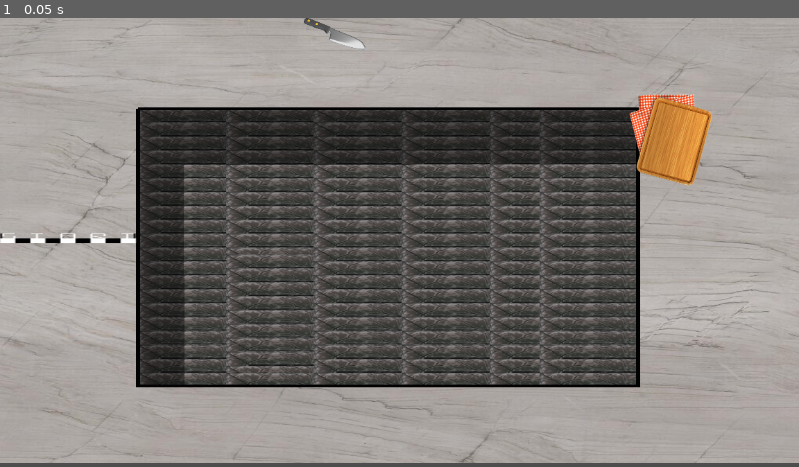
Above: before the commit, frame 1.
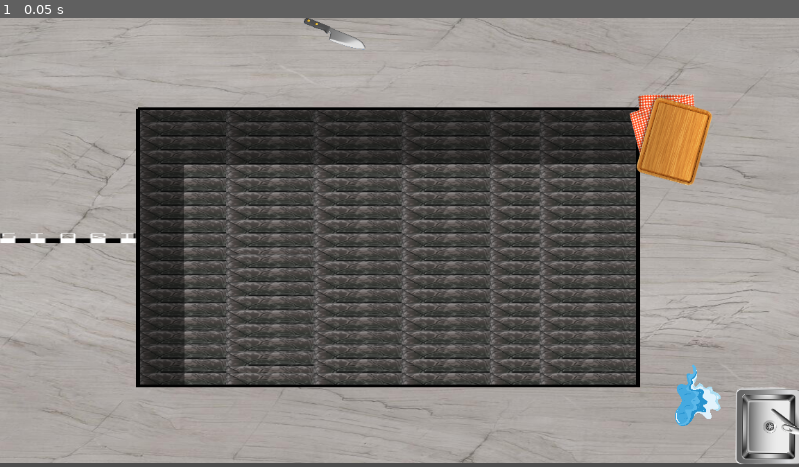
Above: after the commit, the same moment.

Repository: prathamshah2207/LudumDare56-Tiny_Racing
Game: Godot game, scene res://Scenes/kitchen_counter_track.tscn
The game is run twice, just before and just after one commit, with the same random seed, the same clock (stepped at 60 frames per second) and the same inputs.
Inputs:
- Up to frame 1 (0.05 s): no input

The runs differ from the first frame. In frame 1, 1.5% of the frame differs, in the area x 84-100%, y 77-100%.

Commit message:
add the sink and water spilled obstacles

Diff:
--- a/Scenes/kitchen_counter_track.tscn
+++ b/Scenes/kitchen_counter_track.tscn
@@ -6,6 +6,8 @@
 [ext_resource type="Texture2D" uid="uid://b0km4lkntamun" path="res://Sprites/knife.png" id="3_a2201"]
 [ext_resource type="Texture2D" uid="uid://cilcnrh03wvo1" path="res://Sprites/choppingBoard2.png" id="4_ncfba"]
 [ext_resource type="Texture2D" uid="uid://4mw6hu2p16wh" path="res://resources/startline/start piskel.png" id="4_oedf3"]
+[ext_resource type="Texture2D" uid="uid://cuqc7074qvj6h" path="res://Sprites/water_spilled.svg" id="5_35an8"]
+[ext_resource type="Texture2D" uid="uid://bci7dynealimw" path="res://Sprites/sink1.png" id="6_qgwdi"]
 
 [sub_resource type="TileSetAtlasSource" id="TileSetAtlasSource_7fgtb"]
 texture = ExtResource("2_lt1y8")
@@ -1743,6 +1745,12 @@
 [sub_resource type="RectangleShape2D" id="RectangleShape2D_rc6fk"]
 size = Vector2(534.777, 546.729)
 
+[sub_resource type="CircleShape2D" id="CircleShape2D_6ekcd"]
+radius = 201.308
+
+[sub_resource type="RectangleShape2D" id="RectangleShape2D_iabfj"]
+size = Vector2(464.293, 534.997)
+
 [sub_resource type="RectangleShape2D" id="RectangleShape2D_tk2or"]
 size = Vector2(20, 642.5)
 
@@ -1816,6 +1824,39 @@
 rotation = 2.17608
 shape = SubResource("RectangleShape2D_rc6fk")
 
+[node name="waterSpilled" type="StaticBody2D" parent="CounterSurface/Obstacles"]
+z_index = 5
+rotation = 1.26452
+scale = Vector2(0.2, 0.2)
+collision_layer = 2
+
+[node name="Sprite2D" type="Sprite2D" parent="CounterSurface/Obstacles/waterSpilled"]
+position = Vector2(4135.37, -3973.03)
+rotation = 0.576725
+scale = Vector2(0.236745, 0.253858)
+texture = ExtResource("5_35an8")
+
+[node name="CollisionShape2D" type="CollisionShape2D" parent="CounterSurface/Obstacles/waterSpilled"]
+position = Vector2(4126.32, -3944.43)
+rotation = 2.17608
+shape = SubResource("CircleShape2D_6ekcd")
+
+[node name="sink" type="StaticBody2D" parent="CounterSurface/Obstacles"]
+z_index = 5
+rotation = 1.26452
+scale = Vector2(0.2, 0.2)
+
+[node name="Sprite2D" type="Sprite2D" parent="CounterSurface/Obstacles/sink"]
+position = Vector2(4479.83, -4398.99)
+rotation = 0.312954
+scale = Vector2(3.02628, 3.10385)
+texture = ExtResource("6_qgwdi")
+
+[node name="CollisionShape2D" type="CollisionShape2D" parent="CounterSurface/Obstacles/sink"]
+position = Vector2(4482.85, -4408.53)
+rotation = 1.88057
+shape = SubResource("RectangleShape2D_iabfj")
+
 [node name="TrackBoundaries" type="StaticBody2D" parent="."]
 
 [node name="left_edge" type="CollisionShape2D" parent="TrackBoundaries"]
Not shown: 1 places in Scenes/kitchen_counter_track.tscn that only renumber resources
